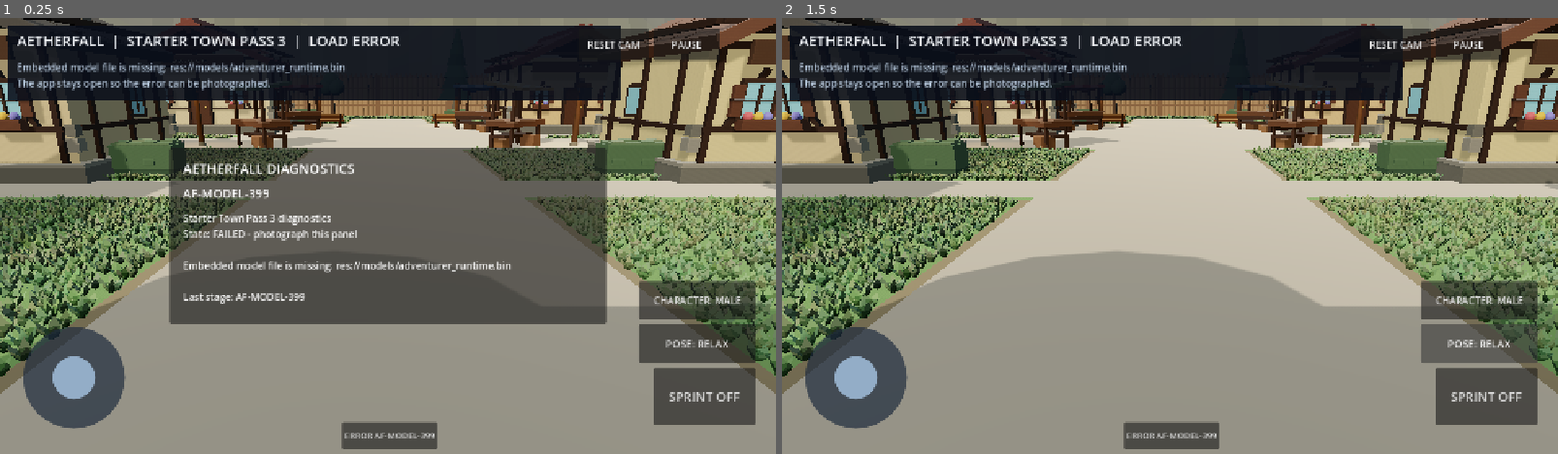
Above: before the commit, frames 1-2 (left to right).
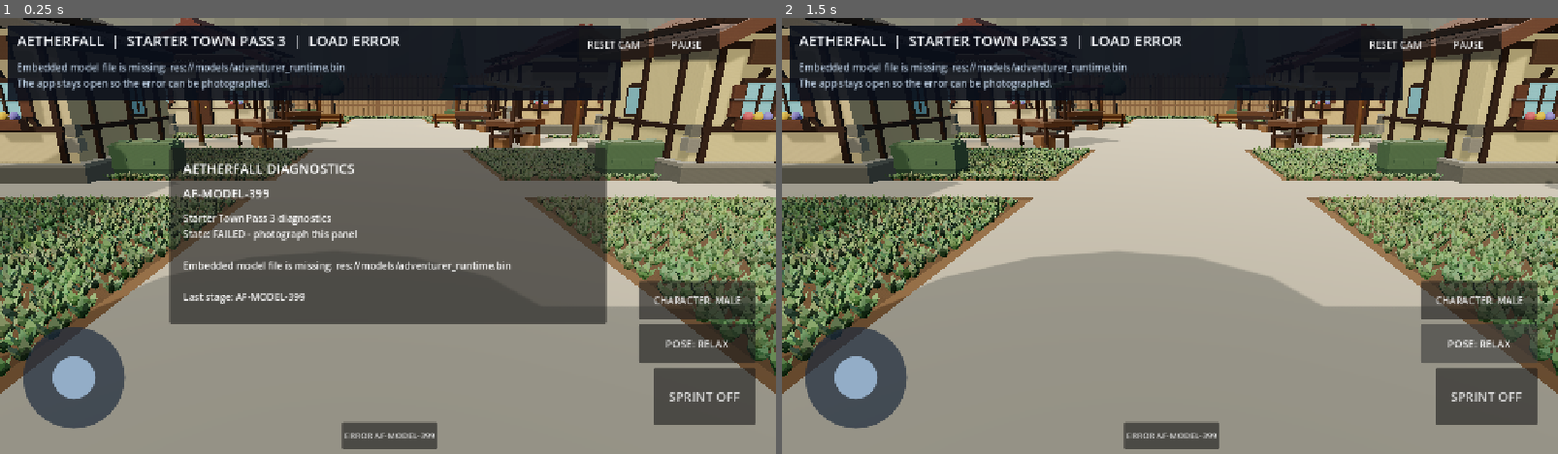
Above: after the commit, the same moments.

Repository: demetrecerrone-star/Aetherfall
Game: Godot game, scene res://starter_town.tscn
The game is run twice, just before and just after one commit, with the same random seed, the same clock (stepped at 60 frames per second) and the same inputs.
Inputs:
- Up to frame 1 (0.25 s): no input
- Up to frame 2 (1.5 s): click "ERROR AF-MODEL-399" at 0.5 s; click "POSE: RELAX" at 1.25 s

The runs differ from the first frame. In frame 1, 2.5% of the frame differs, in the area x 0-100%, y 23-87%; in frame 2, 3.0%.

Commit message:
Replace pale olive undergrass base with textured warm brown soil and matching earthy path verges

Diff:
--- a/cleanroom/starter_town.gd
+++ b/cleanroom/starter_town.gd
@@ -295,7 +295,11 @@
 
 func _town_texture_group(name: String) -> String:
     var n := name.to_lower()
-    if n in ["townground", "grasspatch"]:
+    if n == "townground":
+        # The multi-mesh grass is actual vegetation. Soil showing between its
+        # stems must be dark earth, not a stretched green lawn bitmap.
+        return "dirt"
+    if n == "grasspatch":
         return "grass"
     if n.contains("shoulder") or n == "treedirt":
         return "dirt"
@@ -326,7 +330,9 @@
     if kind == "grass":
         strength = 0.64
     elif kind == "dirt":
-        strength = 0.42
+        # Source texture is quite light; favour a warm brown soil tint so
+        # sand/olive tones do not dominate the exposed meadow ground.
+        strength = 0.83
     elif kind == "plaster":
         strength = 0.36
     elif kind == "roof":
@@ -1357,12 +1363,12 @@
     fill.shadow_enabled = false
     add_child(fill)
 
-    # The leafy-grass texture already has natural variation. 0.2T/0.2U
-    # drew raised cylinder discs over it; even 1.8 cm high they produced
-    # hard circular seams and dark edges on mobile. Keep one seamless lawn
-    # mesh instead of geometry overlays. Future color variation should be
-    # blended inside the material, never another exposed circular mesh.
-    _box(self, "TownGround", Vector3(58.0, 0.16, 55.0), Vector3(0, -0.08, 0), Color("#70965b"), Vector3.ZERO, 1.0)
+    # Actual instanced leaves now define the meadow, so the visible ground
+    # underneath them is one seamless, finely tiled dark earthen soil surface.
+    # No separate circular terrain patches or additional physics collision.
+    _box(self, "TownGround", Vector3(58.0, 0.16, 55.0),
+        Vector3(0, -0.08, 0), Color("#614831"), Vector3.ZERO, 1.0)
+    set_meta("town_ground_material", "textured_warm_brown_soil")
 
     # Road, square and house-side branches are generated together after
     # scenery placement so imported building entrances drive their endpoints.
@@ -1477,7 +1483,7 @@
     # shallow dirt verge. All ten doors receive a connected walking path.
     _road_regions = RoadNetwork.plan(_road_door_anchors)
     var cobble_material := _town_mat("EntryRoad", Color("#aaa397"), 0.99, Vector3.ONE)
-    var verge_material := _town_mat("EntryShoulderL", Color("#81765e"), 1.0, Vector3.ONE)
+    var verge_material := _town_mat("EntryShoulderL", Color("#75563b"), 1.0, Vector3.ONE)
     RoadNetwork.build(self, _road_regions, cobble_material, verge_material)
 
     # Old fountain and its collision are removed: the center square is walkable.
